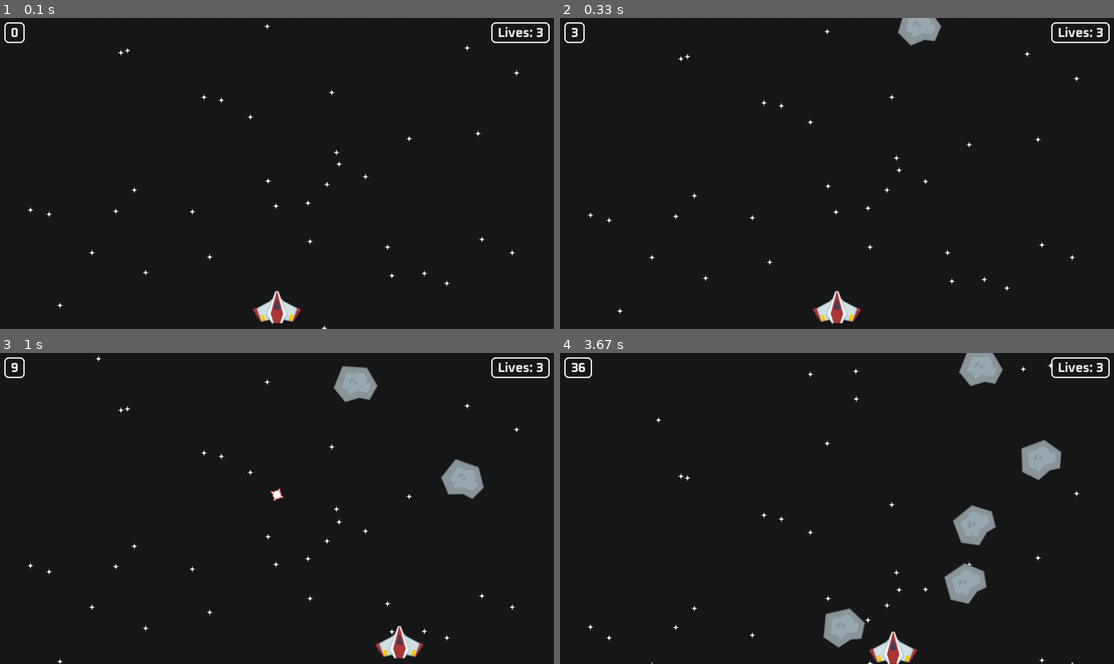
Above: before the commit, frames 1-4 (two rows, left to right).
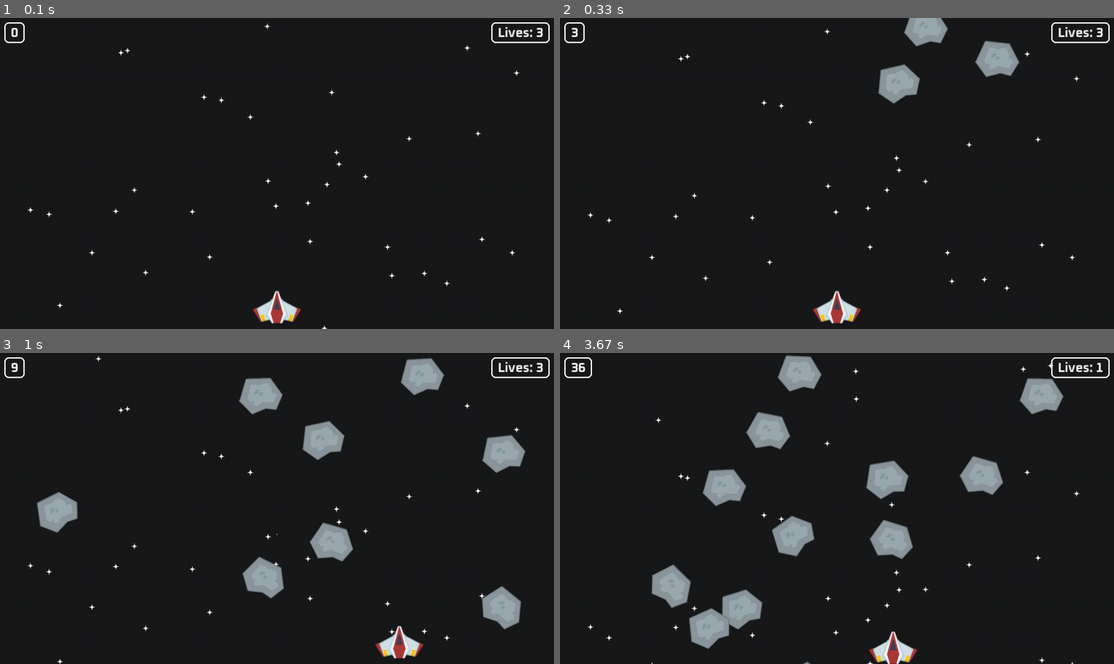
Above: after the commit, the same moments.

Repository: Lucky-Lakshay/Py_game
Game: pygame game, started from space shooter/code/ss_main.py
Two runs of this game, one before a commit and one after it. Both use one fixed random seed, a clock stepped at 60 frames per second and the inputs below.
Inputs:
- Up to frame 1 (0.1 s): no input
- Up to frame 2 (0.33 s): no input
- Up to frame 3 (1 s): tap Space at 0.33, 0.73 s; hold Right from 0.67 s (still down)
- Up to frame 4 (3.67 s): tap Space at 1.03, 1.23, 1.57, 1.87, 2.07, 2.37, 2.63, 2.97, 3.27, 3.4 s; release Right at 1.13 s; hold Up 1.17-1.47 s; hold Right 1.5-1.97 s; hold Left 2-2.53 s; hold Down 2.57-2.87 s; hold Down 2.9-3.3 s; hold Down from 3.33 s (still down)

Frame 1 is identical in both runs. In frame 2, 1.6% of the frame differs, in the area x 57-83%, y 0-28%; in frame 3, 6.9%; in frame 4, 11%, in the area x 16-98%, y 0-100%.

Commit message:
fix: reset score

Diff:
--- a/space shooter/code/ss_main.py
+++ b/space shooter/code/ss_main.py
@@ -116,6 +116,7 @@
             Animated_explosion(explosion_frame, laser.rect.midtop, all_sprites)
             explosion_sound.play()
 lives = 3
+game_start_time = pygame.time.get_ticks()
 def display_lives():
     text = font.render(f"Lives: {lives}", True, (240, 240, 240))
     rect = text.get_frect(topright = (window_width - 25, 20))
@@ -123,12 +124,11 @@
     pygame.draw.rect(display_surface, "white", rect.inflate(30, 10).move(0, -5), 3, 10)
 
 def display_score():
-    current_time = pygame.time.get_ticks() // 100
-    text_surf = font.render(str(current_time), True, (240,240,240))
-    text_rect = text_surf.get_frect(topleft = (25 , 20))
+    current_time = (pygame.time.get_ticks() - game_start_time) // 100
+    text_surf = font.render(str(current_time), True, (240, 240, 240))
+    text_rect = text_surf.get_frect(topleft=(25, 20))
     display_surface.blit(text_surf, text_rect)
     pygame.draw.rect(display_surface, "white", text_rect.inflate(30, 10).move(0, -5), 3, 10)
-
 
 #general setup
 pygame.init()
@@ -161,7 +161,7 @@
 
 #meteor event
 meteor_event = pygame.event.custom_type()
-pygame.time.set_timer(meteor_event, 300)
+pygame.time.set_timer(meteor_event, 100)
 
 while running:
     # delta time, tick(max framerate)
@@ -182,6 +182,7 @@
                     for i in range(35):
                         Star(all_sprites, star_surf)
                     player = Player(all_sprites)
+                    game_start_time = pygame.time.get_ticks()
                     game_active = True
                 elif event.key == pygame.K_q:  # Quit
                     running = False
